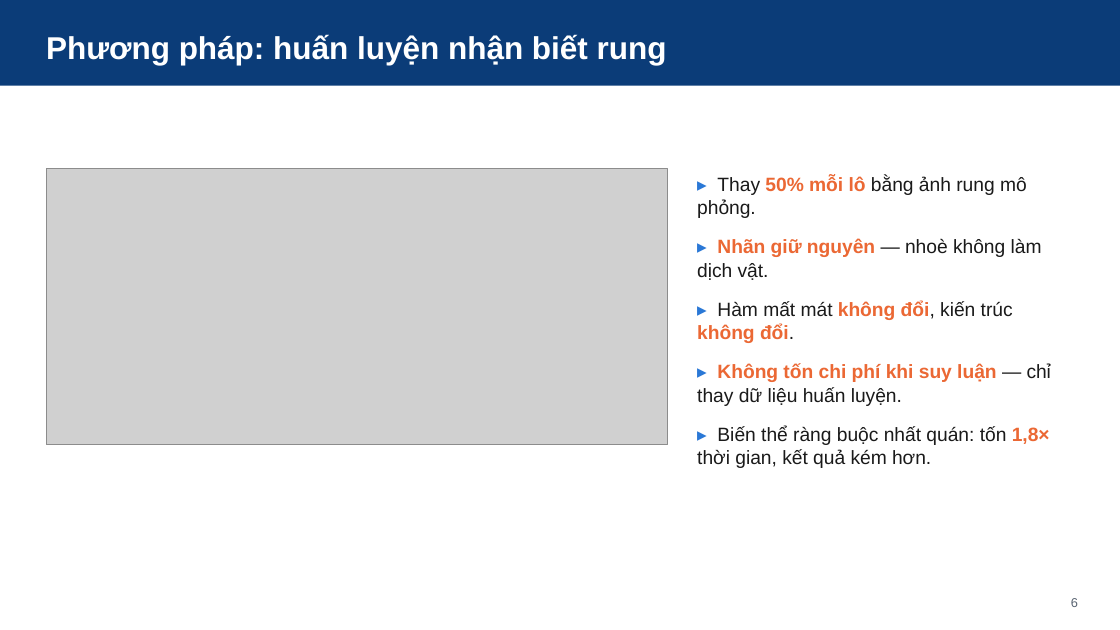
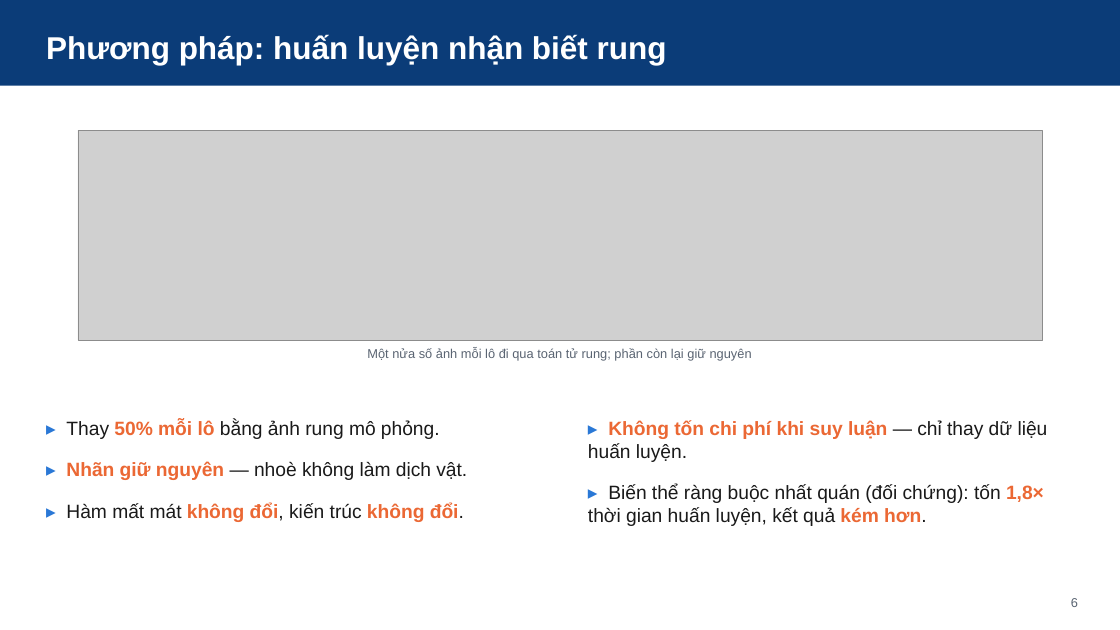
Before and after one commit to NhanHuynh2006/Drone_Following, a slide deck: slide 6 of nckh_SV2026-474/slides/SteadyDet-N_nghiem_thu_nhe.pptx. Drawn at 1120x630 pixels with LibreOffice and Linux fonts; fonts in the diff are those of the drawing; grey boxes stand for pictures. Boxes give left, top, right and bottom in pixels: in the first picture for what was removed or moved away, otherwise in the second. Text is boxed around its words. In the diff, an @@ line names an element or a change of style, - is before the commit and + after.

```diff
--- a/nckh_SV2026-474/slides/SteadyDet-N_nghiem_thu_nhe.pptx
+++ b/nckh_SV2026-474/slides/SteadyDet-N_nghiem_thu_nhe.pptx
@@ picture: place and size @@
-picture at [46, 168, 668, 444]
+picture at [78, 130, 1043, 340]
@@ text at [697, 176, 1042, 343]: paragraphs removed @@
-▸ Thay 50% mỗi lô bằng ảnh rung mô phỏng.
-▸ Nhãn giữ nguyên — nhoè không làm dịch vật.
-▸ Hàm mất mát không đổi, kiến trúc không đổi.
@@ text added at [367, 347, 752, 360], 11 pt, text #5A6472 @@
+Một nửa số ảnh mỗi lô đi qua toán tử rung; phần còn lại giữ nguyên
@@ text "▸ Không tốn chi phí ...": place and size @@
-text "▸ Không tốn chi phí ..." at [697, 176, 1052, 468]
+text "▸ Không tốn chi phí ..." at [588, 420, 1048, 526]
@@ text added at [66, 420, 467, 522], 16.5 pt, text #1A1A1A @@
+▸ Thay 50% mỗi lô bằng ảnh rung mô phỏng.
+▸ Nhãn giữ nguyên — nhoè không làm dịch vật.
+▸ Hàm mất mát không đổi, kiến trúc không đổi.
@@ text at [588, 420, 1048, 462]: less space between paragraphs @@
@@ text at [588, 484, 1044, 526]: text changed @@
-▸ Biến thể ràng buộc nhất quán: tốn 1,8× thời gian, kết quả kém hơn.
+▸ Biến thể ràng buộc nhất quán (đối chứng): tốn 1,8× thời gian huấn luyện, kết quả kém hơn.
```
Also in this commit, not shown: 3 other slides changed, 4 other files.
